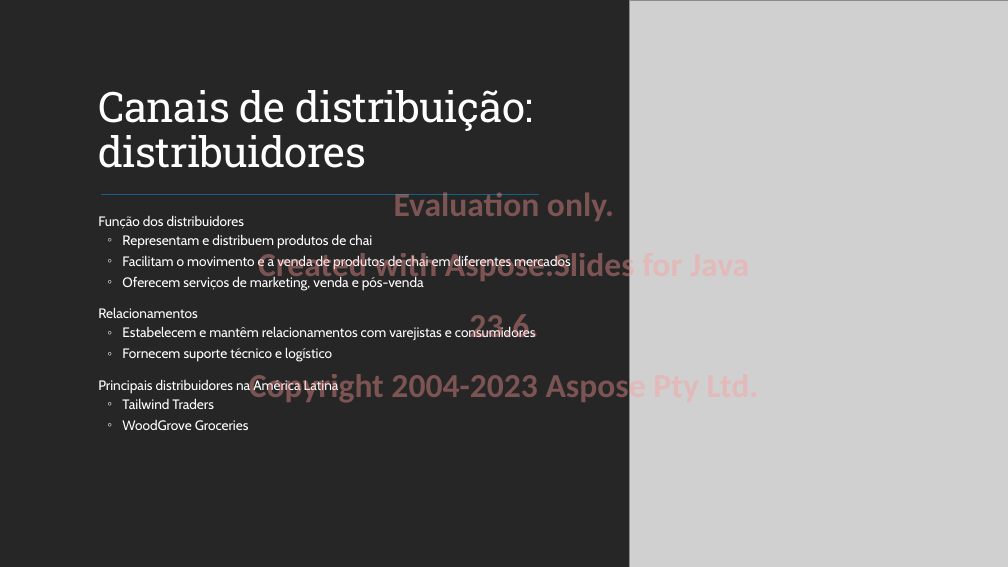
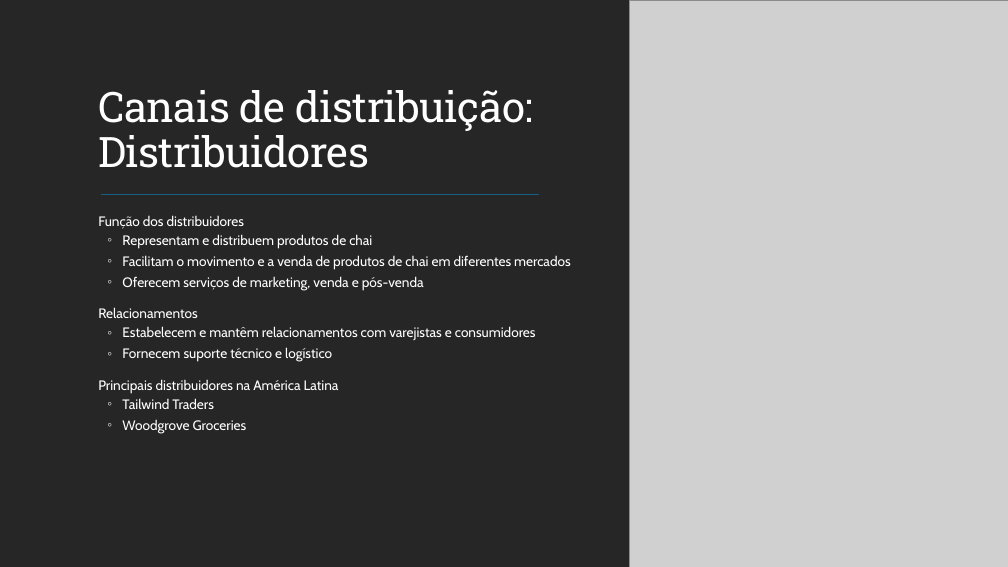
Before and after one commit to MicrosoftLearning/MS-4004-Empower-workforce-copilot-use-cases.pt-br, a slide deck: slide 10 of ResourceFiles/Mystic Spice Premium Chai Market Analysis Presentation.pptx. Drawn at 1008x567 pixels with LibreOffice and Linux fonts; fonts in the diff are those of the drawing; grey boxes stand for pictures. Boxes give left, top, right and bottom in pixels: in the first picture for what was removed or moved away, otherwise in the second. Text is boxed around its words. In the diff, an @@ line names an element or a change of style, - is before the commit and + after.

```diff
--- a/ResourceFiles/Mystic Spice Premium Chai Market Analysis Presentation.pptx
+++ b/ResourceFiles/Mystic Spice Premium Chai Market Analysis Presentation.pptx
@@ title at (98, 90, 533, 168): text changed @@
-Canais de distribuição: distribuidores
+Canais de distribuição: Distribuidores
@@ text removed at (249, 192, 646, 406) @@
-Evaluation only.
-Created with Aspose.Slides for Java 23.6.
-Copyright 2004-2023 Aspose Pty Ltd.
@@ text at (122, 420, 247, 434): text changed @@
-  ◦ WoodGrove Groceries
+  ◦ Woodgrove Groceries
```
Also in this commit, not shown: 13 other slides changed, 18 other files.
